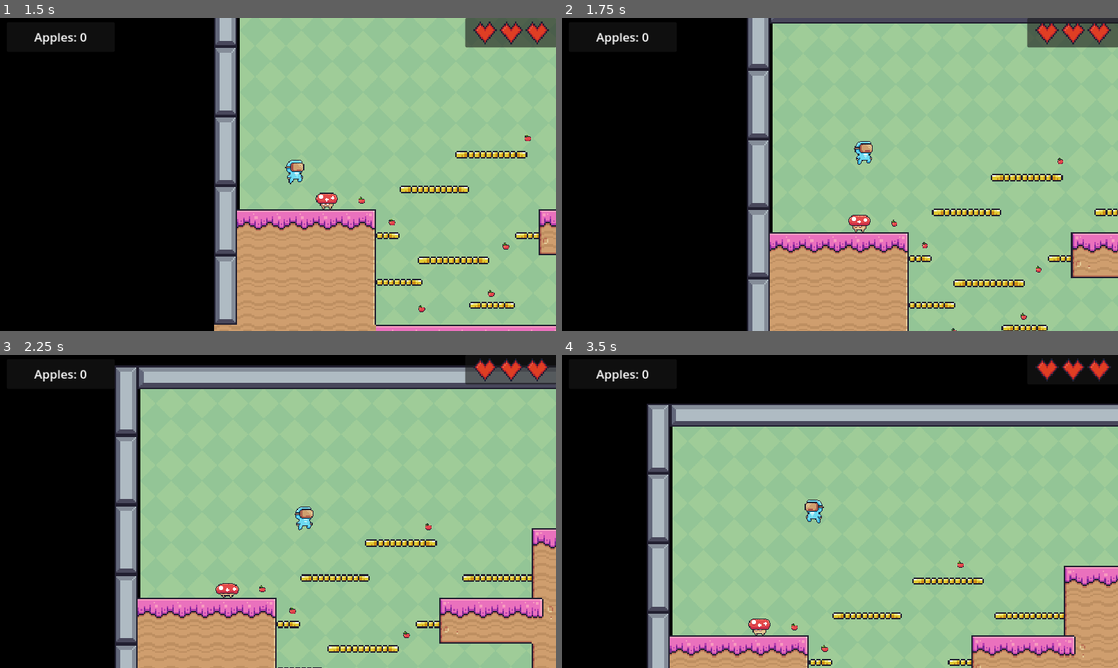
Above: before the commit, frames 1-4 (two rows, left to right).
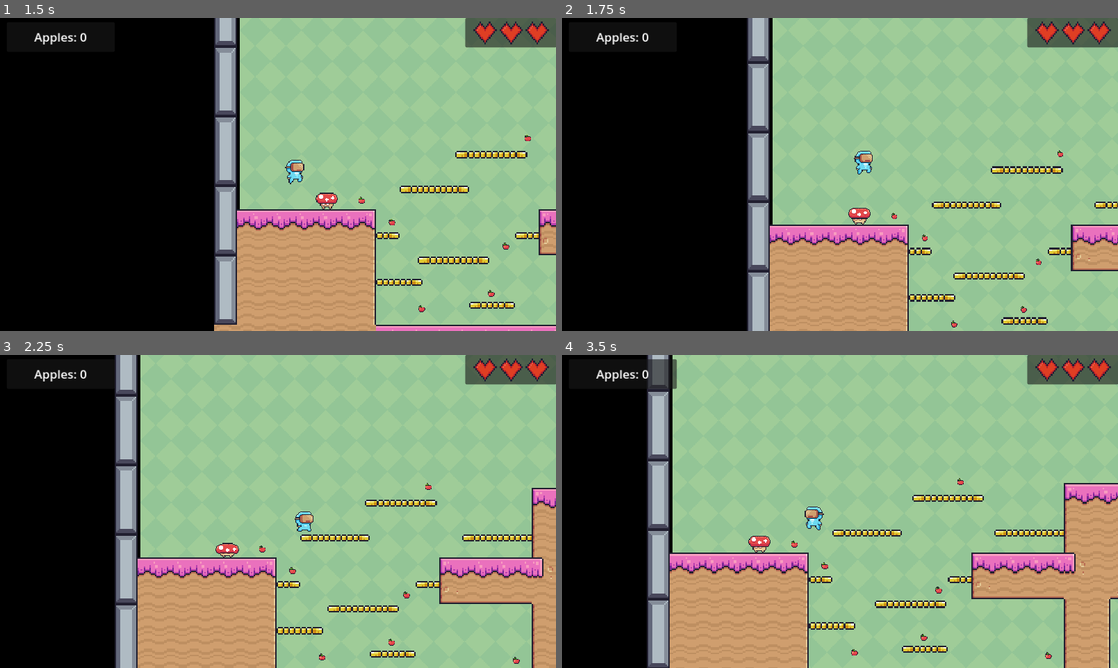
Above: after the commit, the same moments.

Repository: spageektti/simple-platformer-godot
Game: Godot game, scene res://scenes/menu/main_menu.tscn
The game is run twice, just before and just after one commit, with the same random seed, the same clock (stepped at 60 frames per second) and the same inputs.
Inputs:
- Up to frame 1 (1.5 s): click "Level 2" at 0.5 s; hold D (right) from 1.28 s (still down); tap Space (up) at 1.35 s
- Up to frame 2 (1.75 s): keep holding D (right); tap Space (up) at 1.52 s
- Up to frame 3 (2.25 s): keep holding D (right); tap Space (up) at 1.82, 2.1 s
- Up to frame 4 (3.5 s): tap Space (up) at 2.27, 2.57, 2.85 s; release D (right) at 2.78 s; hold Left (left) from 2.78 s (still down)

Frame 1 is identical in both runs. In frame 2, 8.2% of the frame differs, in the area x 33-100%, y 0-100%; in frame 3, 22%; in frame 4, 38%, in the area x 15-100%, y 0-100%.

Commit message:
Fix double jump

Diff:
--- a/scenes/levels/level2.tscn
+++ b/scenes/levels/level2.tscn
@@ -639,7 +639,6 @@
 
 [node name="CharacterBody2D" parent="." instance=ExtResource("3_4kq8s")]
 position = Vector2(55, 164)
-double_jump_allowed = true
 
 [node name="Camera2D" type="Camera2D" parent="CharacterBody2D"]
 position = Vector2(0.333334, 0.666666)
--- a/scenes/objects/characters/main_character.gd
+++ b/scenes/objects/characters/main_character.gd
@@ -6,6 +6,7 @@
 
 @onready var sprite_2d = $Sprite2D
 @export var double_jump_allowed : bool # shouldn't be enabled on all levels and maybe I will add difficulty levels in future
+@export var double_jump_offset : float = 125.0
 
 # Get the gravity from the project settings to be synced with RigidBody nodes.
 var gravity = ProjectSettings.get_setting("physics/2d/default_gravity")
@@ -44,7 +45,10 @@
 		sprite_2d.flip_h = isLeft
 
 func jump():
-	velocity.y = JUMP_VELOCITY
+	if(jump_count < 1):
+		velocity.y = JUMP_VELOCITY
+	else:
+		velocity.y = JUMP_VELOCITY + double_jump_offset
 
 func jump_back(x): # get away from the enemy, I don't know if it's right translation from Polish "odskoczyć"
 	jump()
